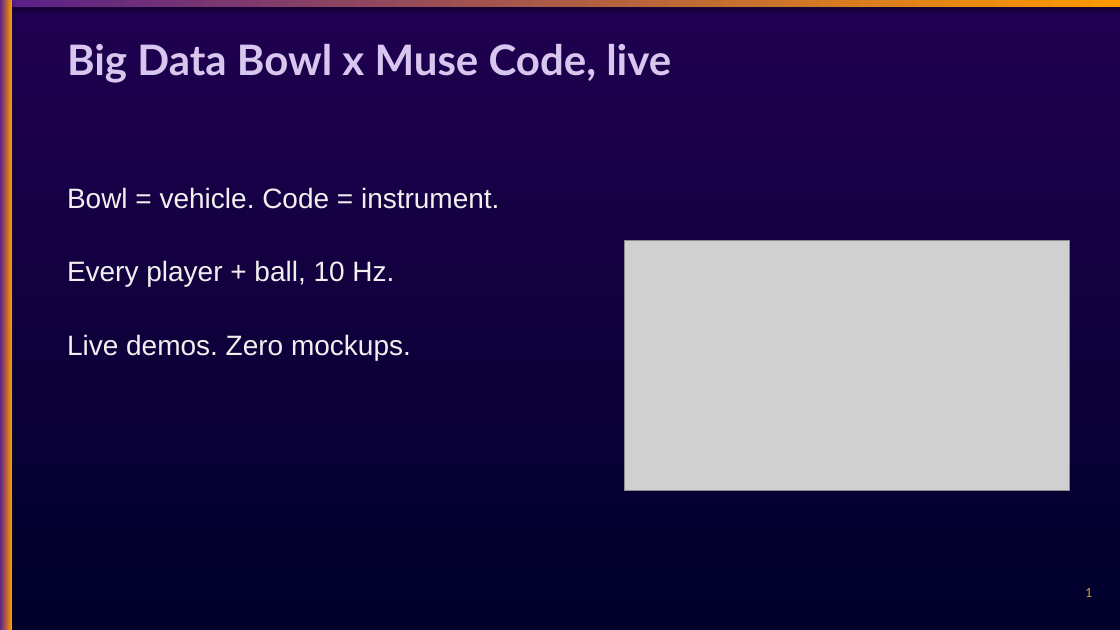
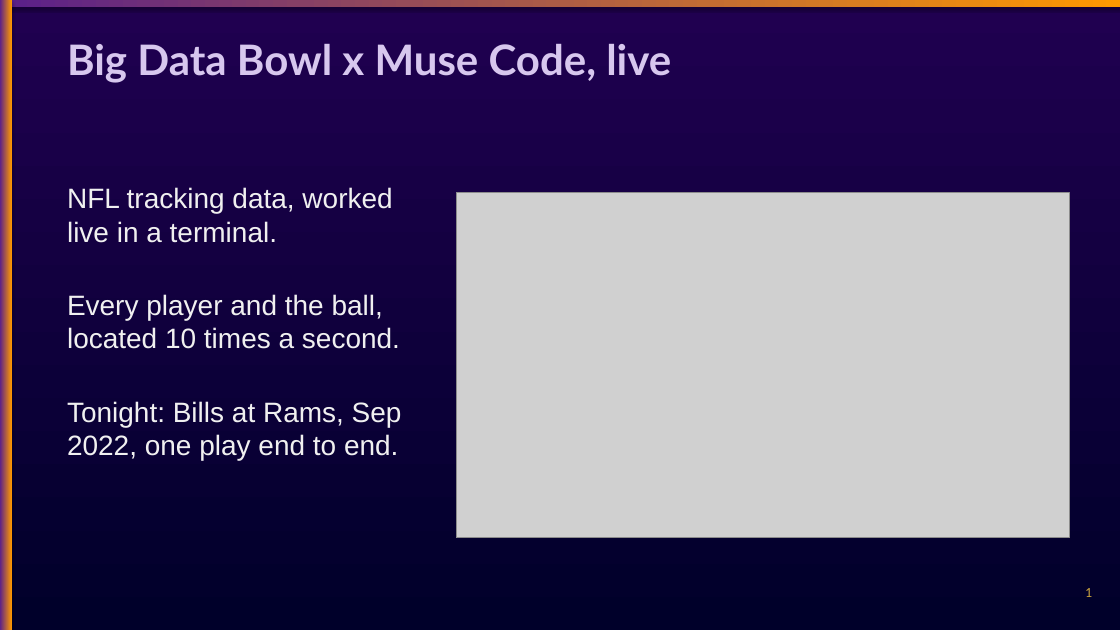
Before and after one commit to chasko-labs/nfl-big-data-bowl-2027, a slide deck: slide 1 of deck/unified.pptx. Drawn at 1120x630 pixels with LibreOffice and Linux fonts; fonts in the diff are those of the drawing; grey boxes stand for pictures. Boxes give left, top, right and bottom in pixels: in the first picture for what was removed or moved away, otherwise in the second. Text is boxed around its words. In the diff, an @@ line names an element or a change of style, - is before the commit and + after.

Commit message:
deck: plain-words cover, big hero plot

```diff
--- a/deck/unified.pptx
+++ b/deck/unified.pptx
@@ text at <box>67,187,402,460</box>: text changed @@
-Bowl = vehicle. Code = instrument.
-Every player + ball, 10 Hz.
-Live demos. Zero mockups.
+NFL tracking data, worked live in a terminal.
+Every player and the ball, located 10 times a second.
+Tonight: Bills at Rams, Sep 2022, one play end to end.
@@ picture: place and size @@
-picture at <box>624,240,1070,491</box>
+picture at <box>456,193,1070,539</box>
```
